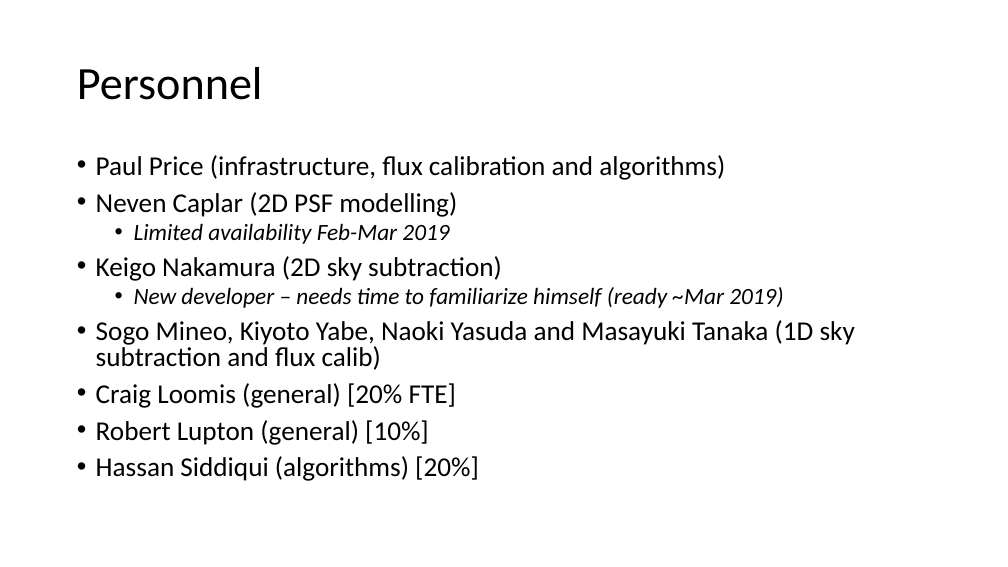
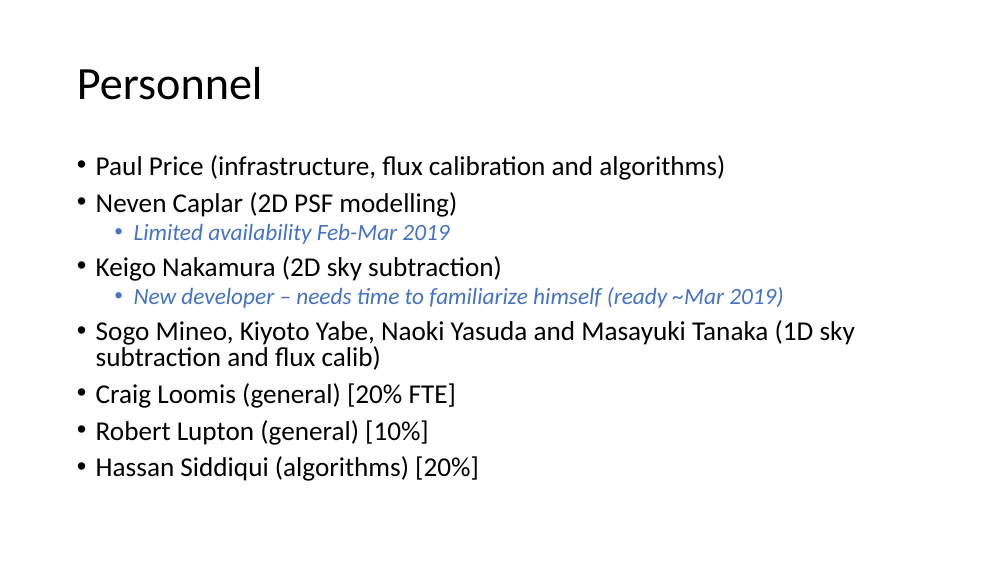
Before and after one commit to hassanxp/Shanghai2018, a slide deck: slide 12 of presentation-drp-plan/2DDRP-PresentationShanghai2018.pptx. Drawn at 1008x567 pixels with LibreOffice and Linux fonts; fonts in the diff are those of the drawing. Boxes give left, top, right and bottom in pixels: in the first picture for what was removed or moved away, otherwise in the second. Text is boxed around its words. In the diff, an @@ line names an element or a change of style, - is before the commit and + after.

```diff
--- a/presentation-drp-plan/2DDRP-PresentationShanghai2018.pptx
+++ b/presentation-drp-plan/2DDRP-PresentationShanghai2018.pptx
@@ text at bbox=[134, 224, 783, 308]: text colour #000000 to #4472C4 in "Limited availability Feb-Mar 2019", "New developer – needs time to familiarize ..." @@
```
Also in this commit, not shown: 1 other file.
